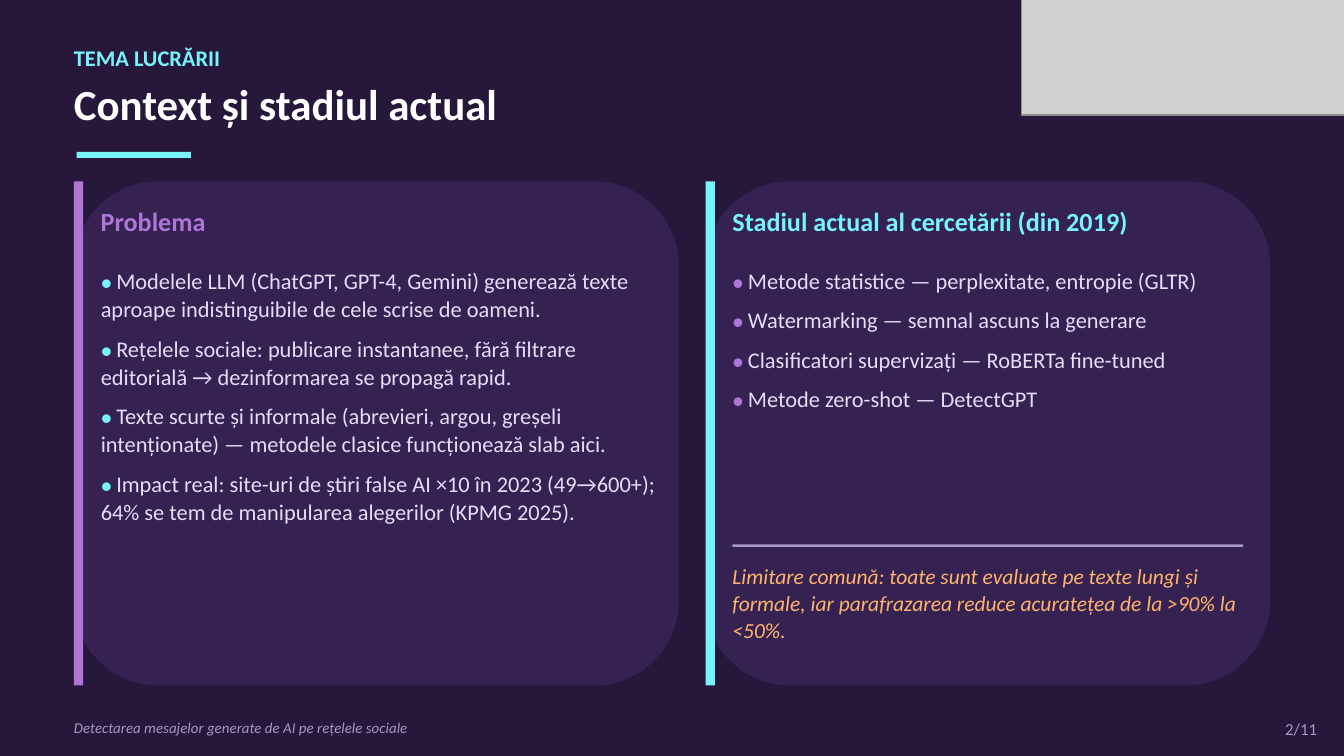
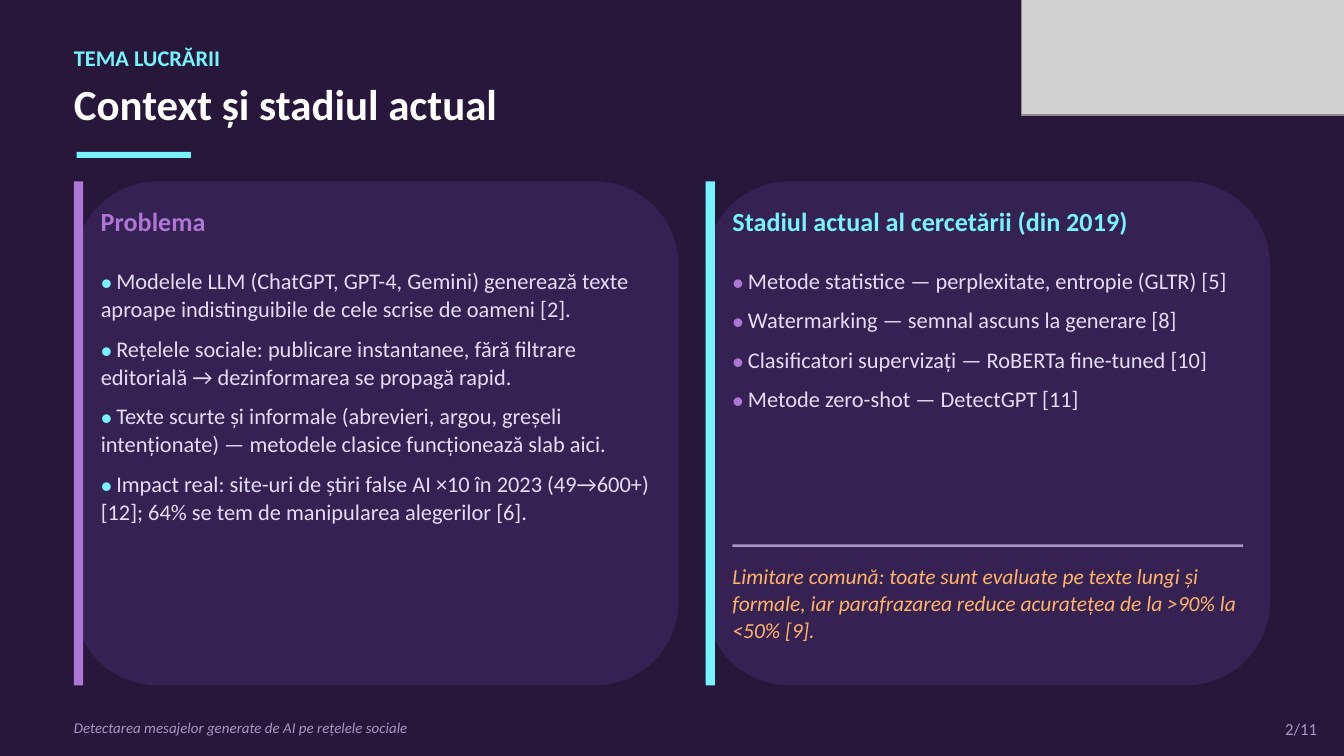
Before and after one commit to viobianca-stack/licenta, a slide deck: slide 2 of Prezentare_Licenta_Gheorghe_Bianca.pptx. Drawn at 1344x756 pixels with LibreOffice and Linux fonts; fonts in the diff are those of the drawing; grey boxes stand for pictures. Boxes give left, top, right and bottom in pixels: in the first picture for what was removed or moved away, otherwise in the second. Text is boxed around its words. In the diff, an @@ line names an element or a change of style, - is before the commit and + after.

```diff
--- a/Prezentare_Licenta_Gheorghe_Bianca.pptx
+++ b/Prezentare_Licenta_Gheorghe_Bianca.pptx
@@ text at bbox=[101, 273, 628, 321]: text changed @@
-● Modelele LLM (ChatGPT, GPT-4, Gemini) generează texte aproape indistinguibile de cele scrise de oameni.
+● Modelele LLM (ChatGPT, GPT-4, Gemini) generează texte aproape indistinguibile de cele scrise de oameni [2].
@@ text at bbox=[748, 273, 1226, 410]: text changed @@
-● Metode statistice — perplexitate, entropie (GLTR)
-● Watermarking — semnal ascuns la generare
-● Clasificatori supervizați — RoBERTa fine-tuned
-● Metode zero-shot — DetectGPT
+● Metode statistice — perplexitate, entropie (GLTR) [5]
+● Watermarking — semnal ascuns la generare [8]
+● Clasificatori supervizați — RoBERTa fine-tuned [10]
+● Metode zero-shot — DetectGPT [11]
@@ text at bbox=[101, 476, 649, 524]: text changed @@
-● Impact real: site-uri de știri false AI ×10 în 2023 (49→600+); 64% se tem de manipularea alegerilor (KPMG 2025).
+● Impact real: site-uri de știri false AI ×10 în 2023 (49→600+) [12]; 64% se tem de manipularea alegerilor [6].
@@ text at bbox=[732, 569, 1236, 641]: text changed @@
-Limitare comună: toate sunt evaluate pe texte lungi și formale, iar parafrazarea reduce acuratețea de la >90% la <50%.
+Limitare comună: toate sunt evaluate pe texte lungi și formale, iar parafrazarea reduce acuratețea de la >90% la <50% [9].
```
Also in this commit, not shown: 4 other slides changed, 1 other file.
